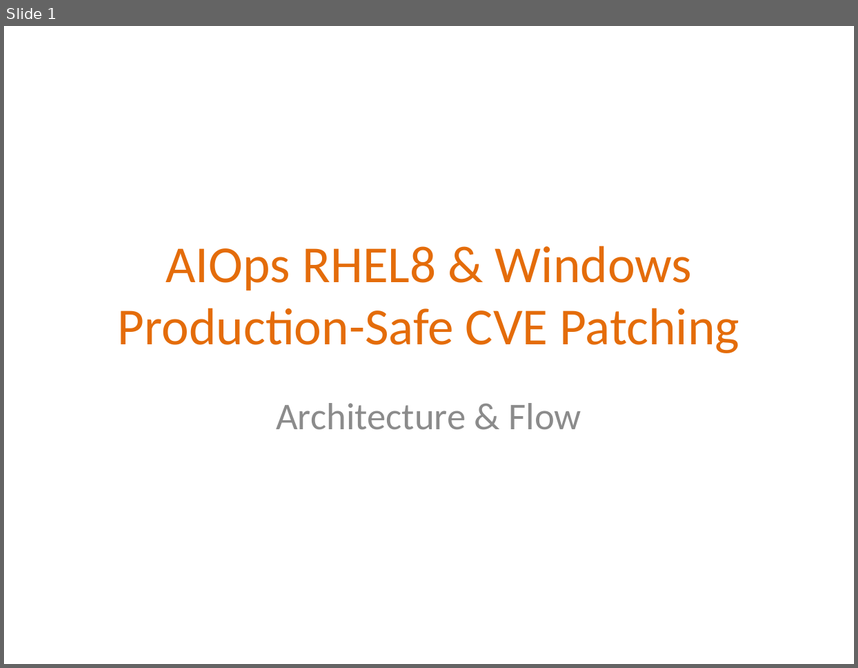
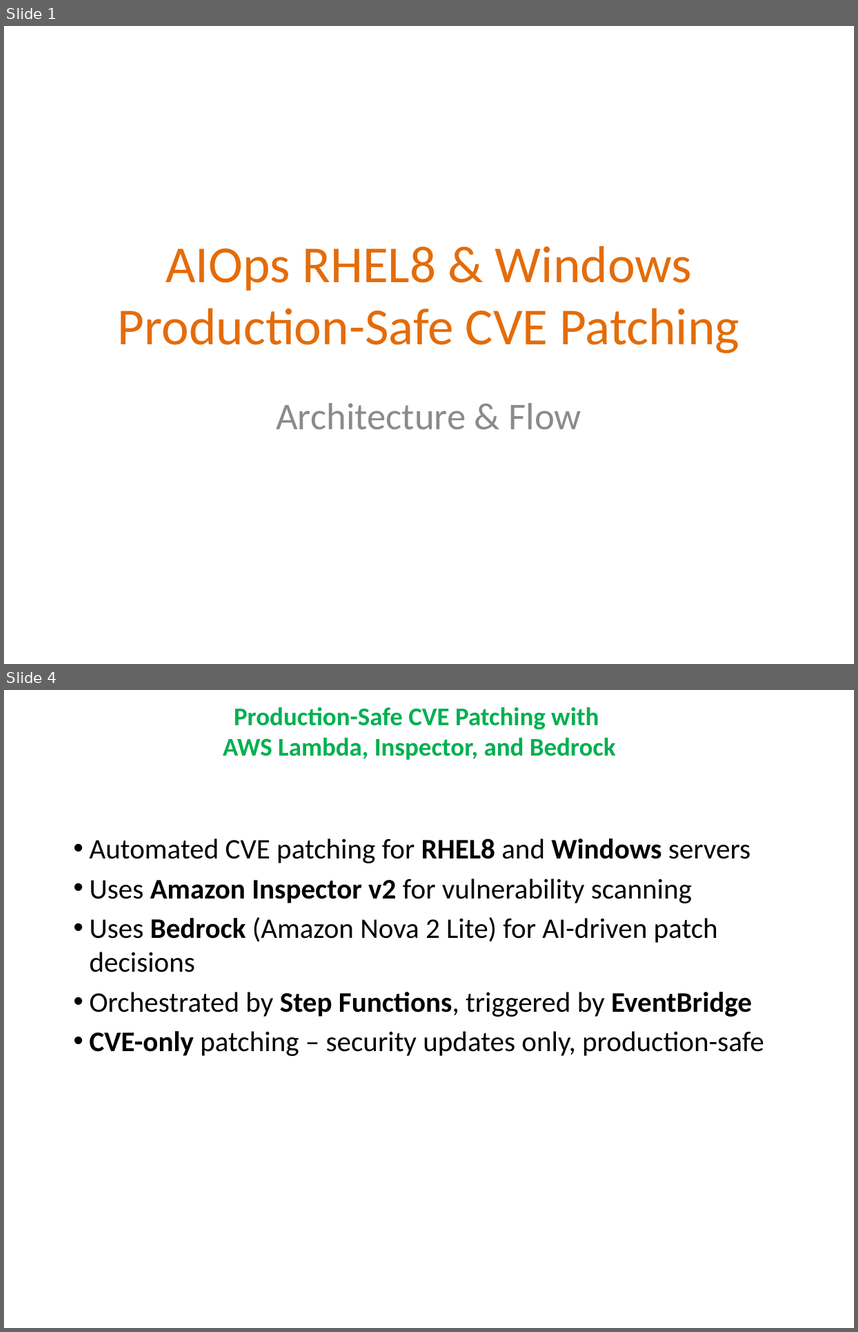
Before and after one commit to ckbitra/aiops-r8, a slide deck: docs/aiops_r8_presentation.pptx. Shown one above the other, each under a label of ours: slide 1 before the commit, slides 1 and 4 after it; the slides between them are not shown. The pictures are 858x668 and 858x1332 pixels, drawn with LibreOffice and Linux fonts; fonts in the diff are those of the drawing. Boxes give left, top, right and bottom in pixels: in the first picture for what was removed or moved away, otherwise in the second. Text is boxed around its words. In the diff, an @@ line names an element or a change of style, - is before the commit and + after.

```diff
--- a/docs/aiops_r8_presentation.pptx
+++ b/docs/aiops_r8_presentation.pptx
@@ slide 4 added at [4,690,854,1328], background #FFFFFF @@
@@ title added at [223,707,616,760], 21.6 pt, text #00B050, bold @@
+Production-Safe CVE Patching with
+AWS Lambda, Inspector, and Bedrock
@@ subtitle added at [90,838,764,1056], 24 pt, text #000000 @@
+• Automated CVE patching for RHEL8 and Windows servers
+• Uses Amazon Inspector v2 for vulnerability scanning
+• Uses Bedrock (Amazon Nova 2 Lite) for AI-driven patch decisions
+• Orchestrated by Step Functions, triggered by EventBridge
+• CVE-only patching – security updates only, production-safe
```
Also in this commit, not shown: 1 slide changed, 6 other slides added, 4 slides removed, 4 other files.
